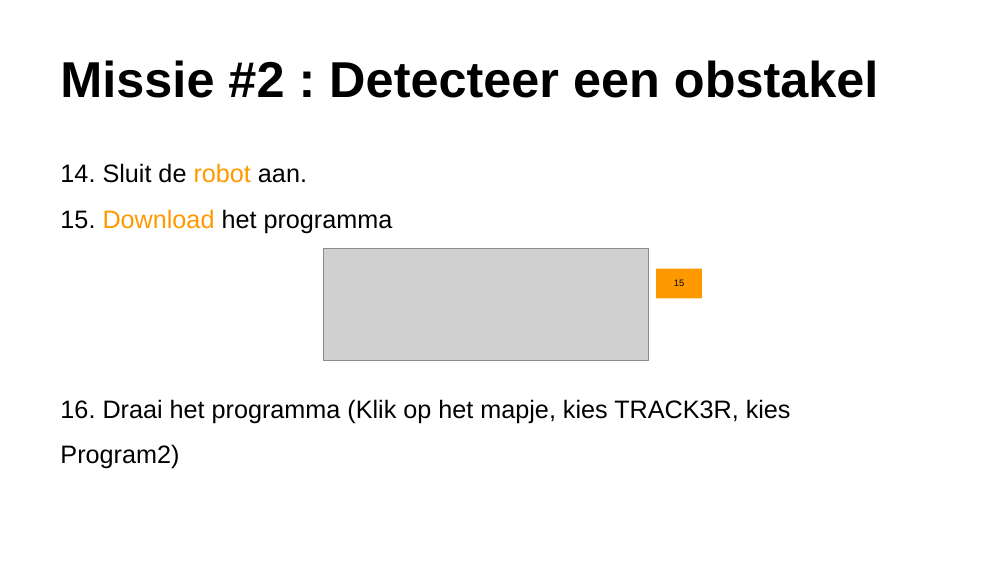
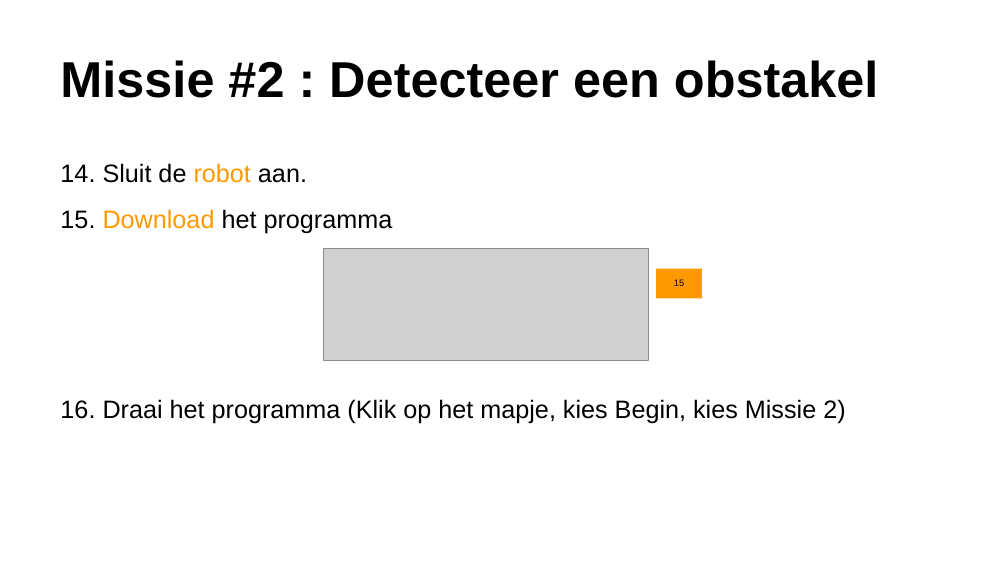
Before and after one commit to zilverstede/Devoxx4kids-Mindstorms, a slide deck: slide 13 of Devoxx4Kids Mindstorms Workshop NL.pptx. Drawn at 1008x567 pixels with LibreOffice and Linux fonts; fonts in the diff are those of the drawing; grey boxes stand for pictures; background and template pictures are left out. Boxes give left, top, right and bottom in pixels: in the first picture for what was removed or moved away, otherwise in the second. Text is boxed around its words. In the diff, an @@ line names an element or a change of style, - is before the commit and + after.

Commit message:
Update presentation

```diff
--- a/Devoxx4Kids Mindstorms Workshop NL.pptx
+++ b/Devoxx4Kids Mindstorms Workshop NL.pptx
@@ text at (60, 399, 845, 424): text changed @@
-16. Draai het programma (Klik op het mapje, kies TRACK3R, kies Program2)
+16. Draai het programma (Klik op het mapje, kies Begin, kies Missie 2)
```
Also in this commit, not shown: 4 other slides changed.
